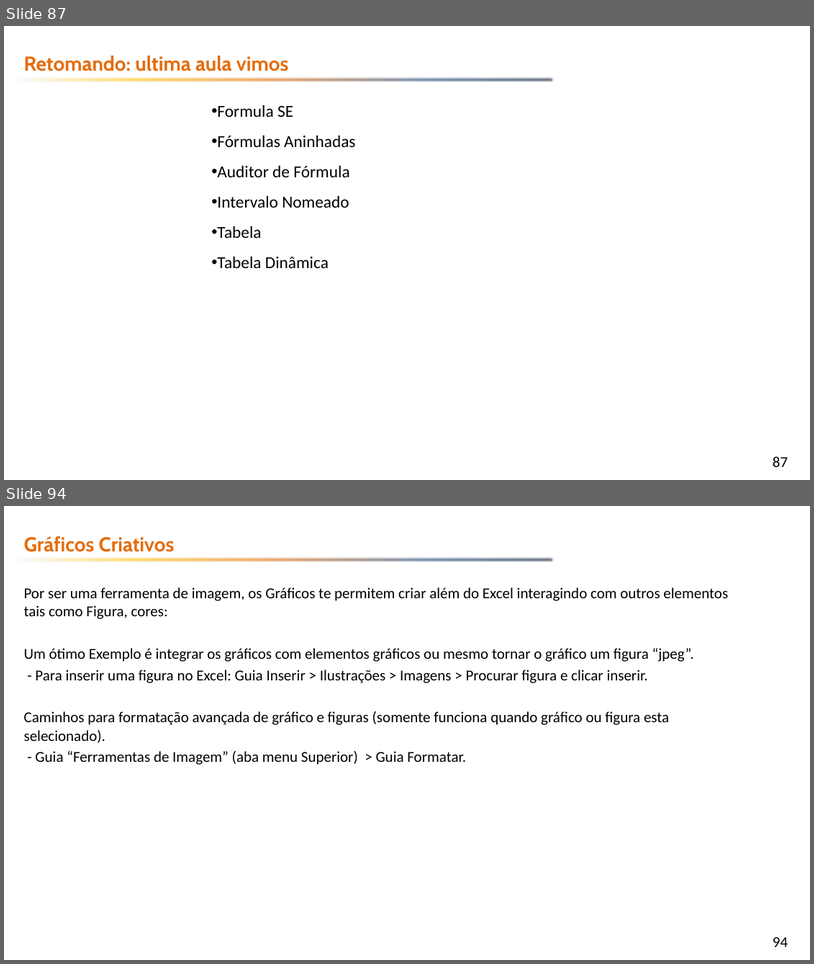
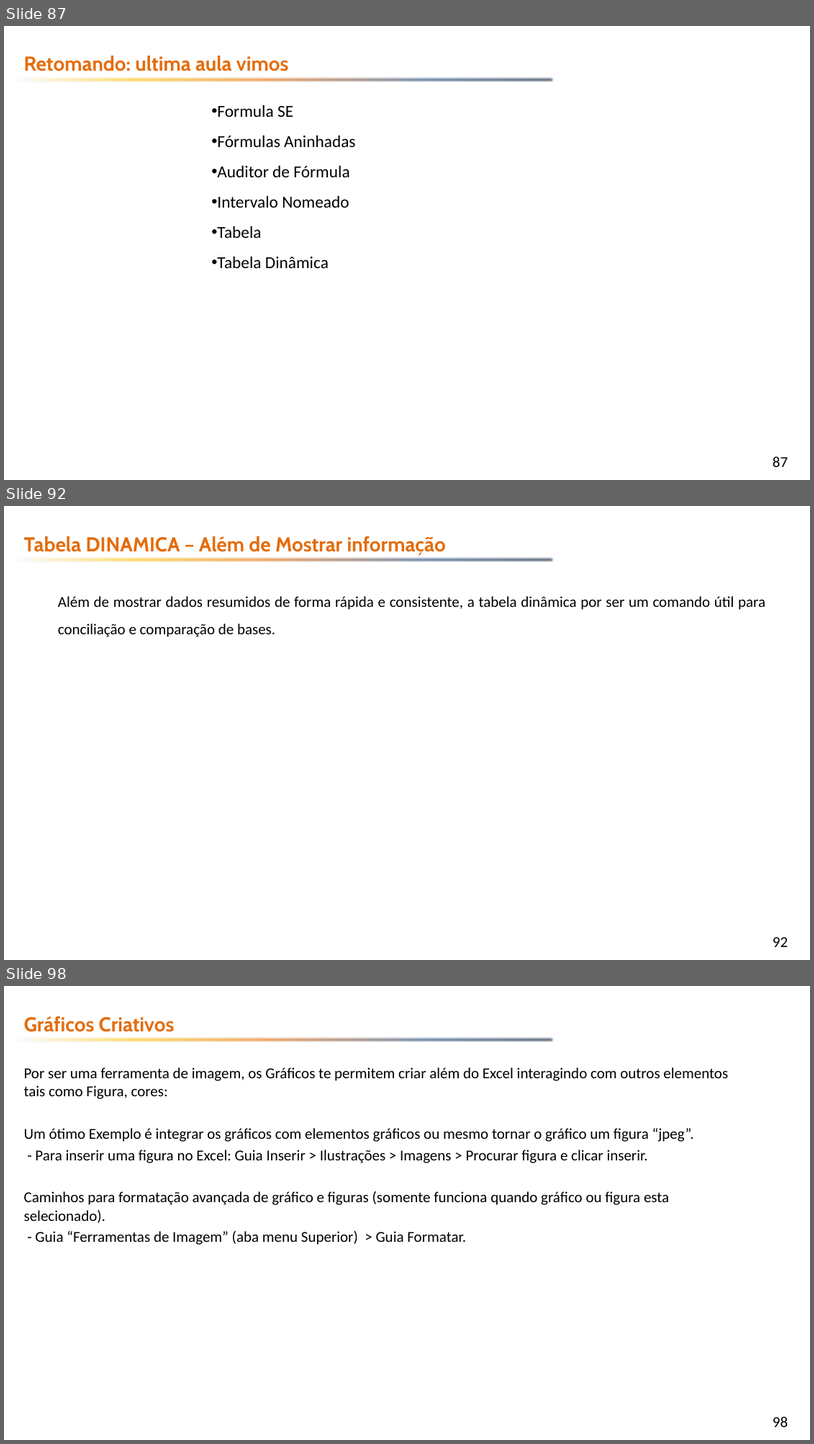
Before and after one commit to emerson-fenrir/Excel_Basico, a slide deck: Professor/Aula3.pptx. Shown one above the other, each under a label of ours: slides 87 and 94 before the commit, slides 87, 92 and 98 after it; the slides between them are not shown. The pictures are 814x964 and 814x1444 pixels, drawn with LibreOffice and Linux fonts; fonts in the diff are those of the drawing; background and template pictures are left out. Boxes give left, top, right and bottom in pixels: in the first picture for what was removed or moved away, otherwise in the second. Text is boxed around its words. In the diff, an @@ line names an element or a change of style, - is before the commit and + after.

```diff
--- a/Professor/Aula3.pptx
+++ b/Professor/Aula3.pptx
@@ slide 92 added at [4, 506, 810, 960], background picture (left out); not listed: 2 template elements that a slide beside it also shows @@
@@ text added at [24, 536, 446, 556], 24 pt, text #E46C0A, bold @@
+Tabela DINAMICA – Além de Mostrar informação
@@ text added at [58, 596, 766, 637], 18 pt, text #000000 @@
+Além de mostrar dados resumidos de forma rápida e consistente, a tabela dinâmica por ser um comando útil para conciliação e comparação de bases.
@@ what was slide 94 is now slide 98 @@
@@ page number at [773, 1416, 788, 1427]: text changed @@
-94
+98
```
Also in this commit, not shown: 4 slides changed, 3 other slides added, 9 other files.
